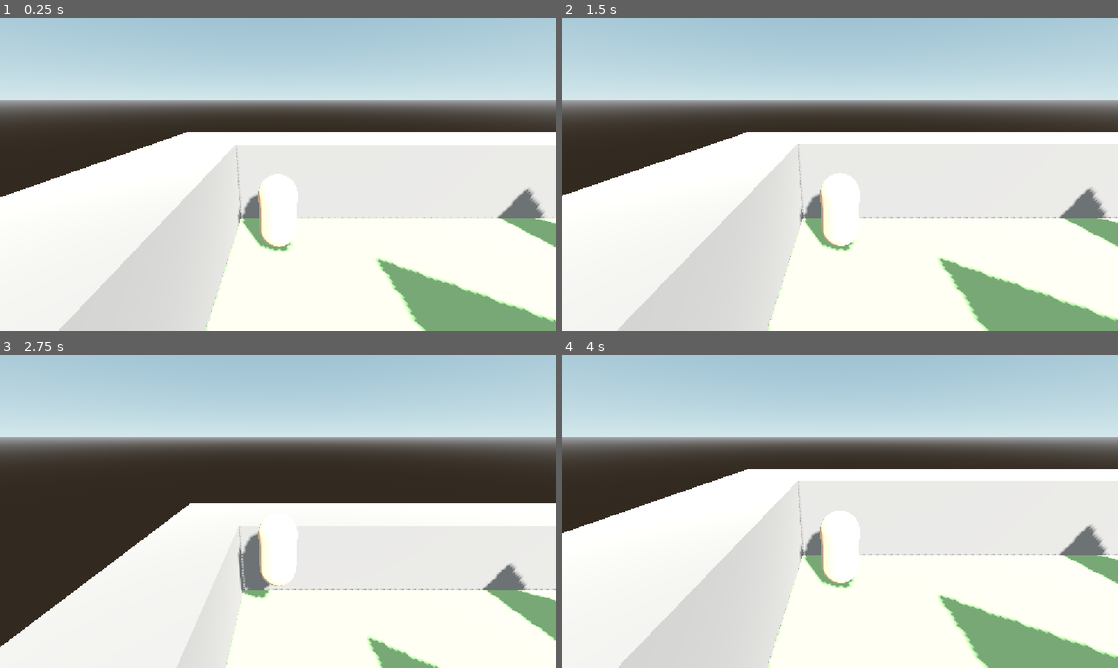
Above: before the commit, frames 1-4 (two rows, left to right).
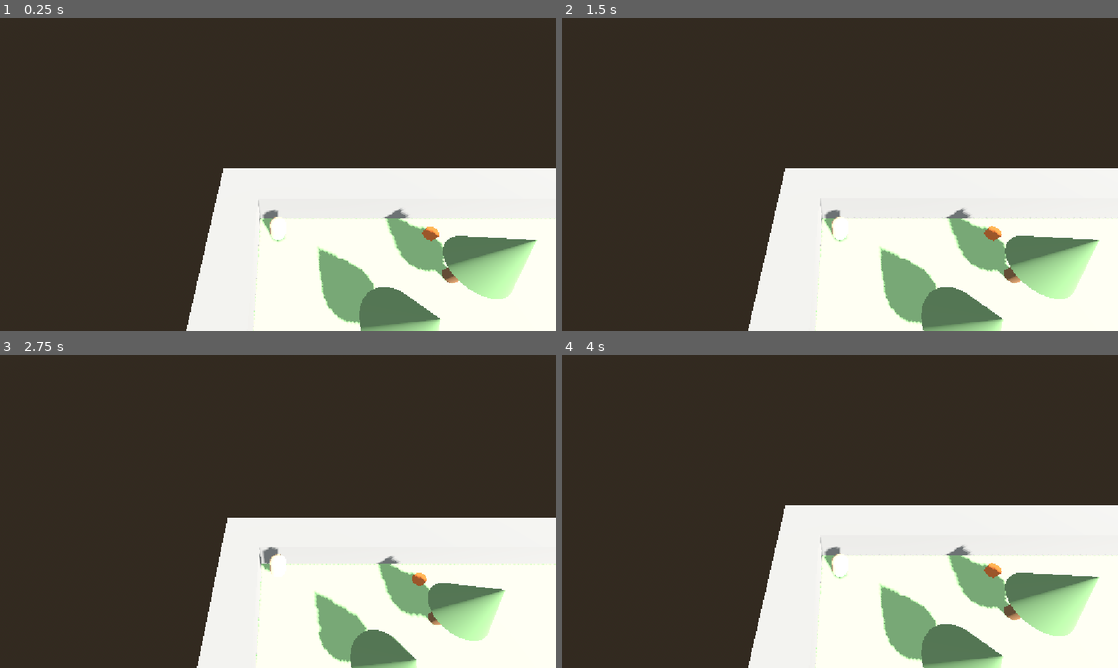
Above: after the commit, the same moments.

Repository: sirdik/zola-game-1
Game: Godot game, scene res://game/world/Forest.tscn
Two runs of this game, one before a commit and one after it. Both use one fixed random seed, a clock stepped at 60 frames per second and the inputs below.
Inputs:
- Up to frame 1 (0.25 s): no input
- Up to frame 2 (1.5 s): tap Enter at 1.25 s
- Up to frame 3 (2.75 s): tap Space at 2 s
- Up to frame 4 (4 s): no input

The runs differ from the first frame. In frame 1, 70% of the frame differs, in the area x 0-100%, y 0-100%; in frame 2, 71%; in frame 3, 54%; in frame 4, 71%.

Commit message:
Raise and widen the chase camera for a fuller view of the terrain
Co-Authored-By: Claude Sonnet 5 <noreply@anthropic.com>
Claude-Session: https://claude.ai/code/session_014rTmxJaND9vaABnW6Byv9U

Diff:
--- a/game/world/Forest.tscn
+++ b/game/world/Forest.tscn
@@ -38,9 +38,9 @@
 script = ExtResource("2_camera")
 
 [node name="SpringArm3D" type="SpringArm3D" parent="CoopCamera"]
-position = Vector3(0, 1.6, 0)
-rotation_degrees = Vector3(-20, 0, 0)
-spring_length = 4.0
+position = Vector3(0, 5.0, 0)
+rotation_degrees = Vector3(-50, 0, 0)
+spring_length = 7.0
 
 [node name="Camera3D" type="Camera3D" parent="CoopCamera/SpringArm3D"]
 current = true
